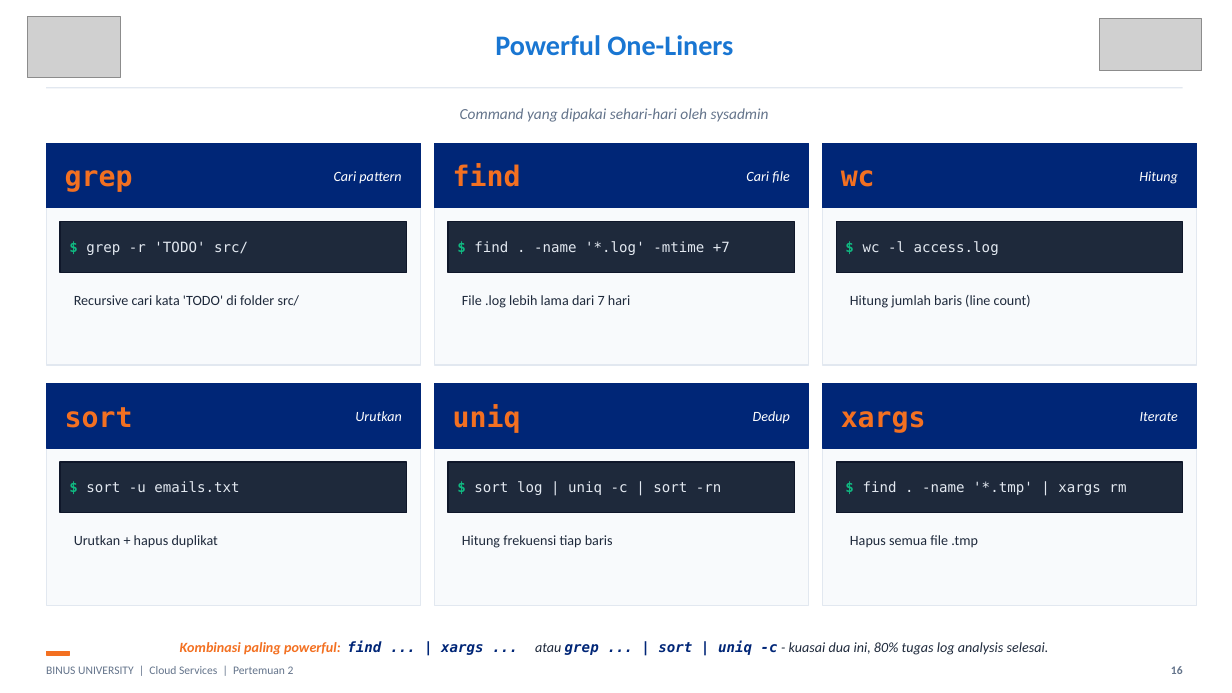
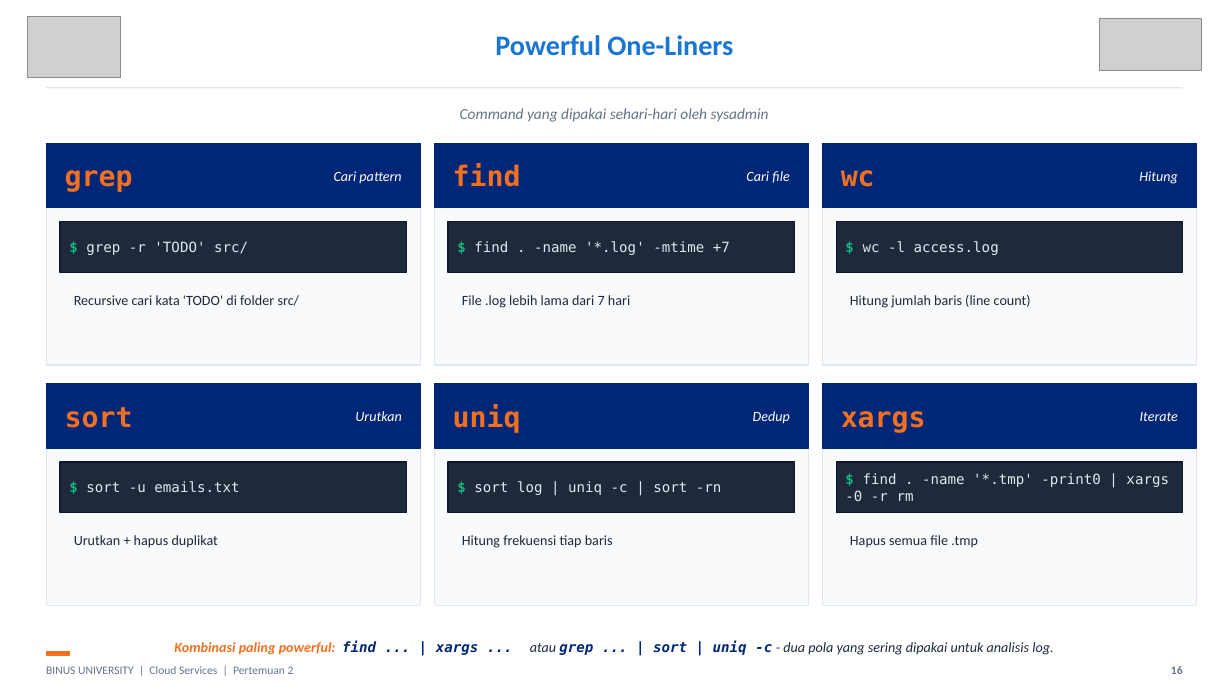
Before and after one commit to SeedFlora/meet2CloudService, a slide deck: slide 16 of slides/Teori_Pertemuan_02.pptx. Drawn at 1232x693 pixels with LibreOffice and Linux fonts; fonts in the diff are those of the drawing; grey boxes stand for pictures. Boxes give left, top, right and bottom in pixels: in the first picture for what was removed or moved away, otherwise in the second. Text is boxed around its words. In the diff, an @@ line names an element or a change of style, - is before the commit and + after.

```diff
--- a/slides/Teori_Pertemuan_02.pptx
+++ b/slides/Teori_Pertemuan_02.pptx
@@ text at [845, 473, 1169, 501]: text changed @@
-$ find . -name '*.tmp' | xargs rm
+$ find . -name '*.tmp' -print0 | xargs -0 -r rm
@@ text at [174, 640, 1053, 655]: text changed @@
-Kombinasi paling powerful: find ... | xargs ... atau grep ... | sort | uniq -c - kuasai dua ini, 80% tugas log analysis selesai.
+Kombinasi paling powerful: find ... | xargs ... atau grep ... | sort | uniq -c - dua pola yang sering dipakai untuk analisis log.
```
Also in this commit, not shown: 1 other slide changed.
